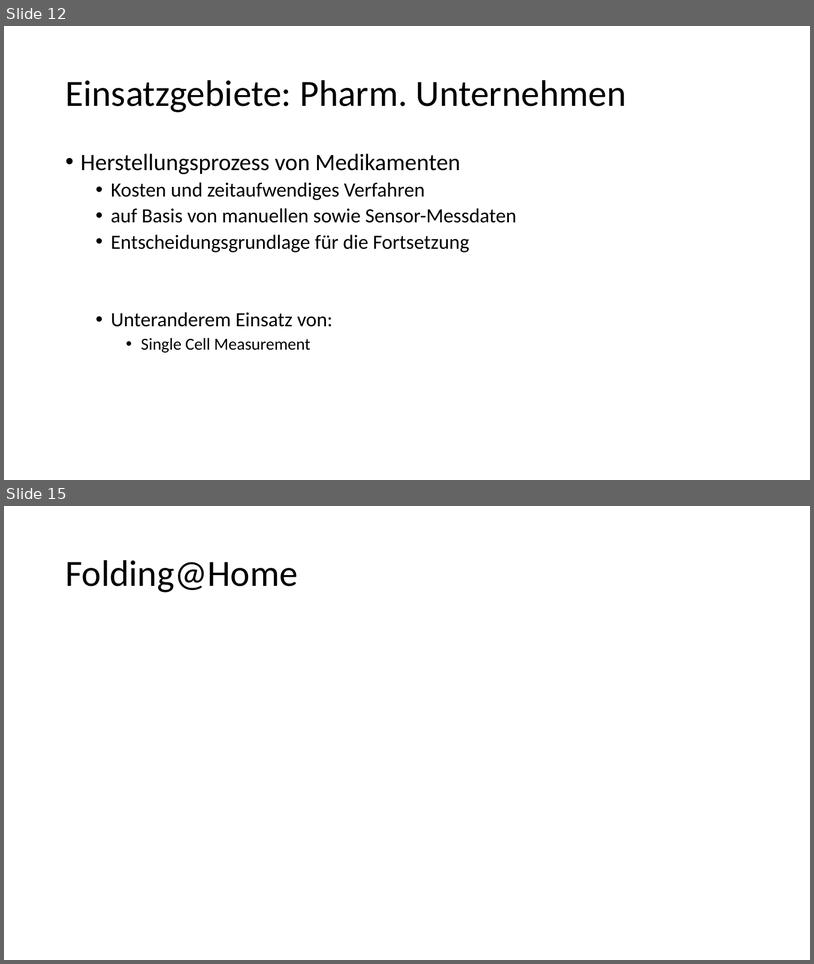
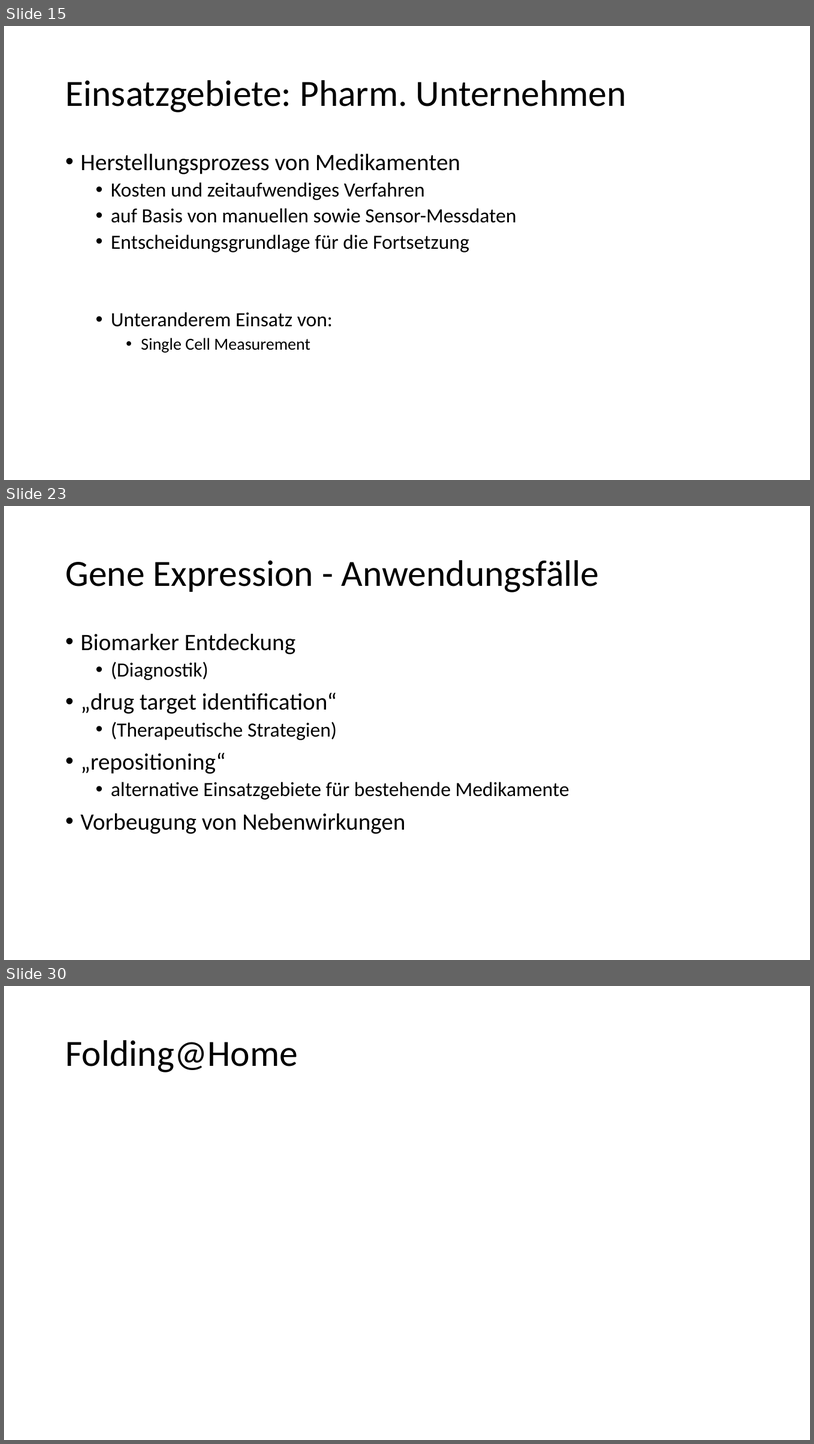
Before and after one commit to advocd/ss2016-innovative_technologien, a slide deck: Von der Informatik die Auszog um die Welt.pptx. Shown one above the other, each under a label of ours: slides 12 and 15 before the commit, slides 15, 23 and 30 after it; the slides between them are not shown. The pictures are 814x964 and 814x1444 pixels, drawn with LibreOffice and Linux fonts; fonts in the diff are those of the drawing. Boxes give left, top, right and bottom in pixels: in the first picture for what was removed or moved away, otherwise in the second. Text is boxed around its words. In the diff, an @@ line names an element or a change of style, - is before the commit and + after.

```diff
--- a/Von der Informatik die Auszog um die Welt.pptx
+++ b/Von der Informatik die Auszog um die Welt.pptx
@@ slide 23 added at box(4, 506, 810, 960), background #FFFFFF @@
@@ title added at box(65, 560, 600, 592), 44 pt, text #000000 @@
+Gene Expression - Anwendungsfälle
@@ text added at box(81, 633, 570, 834), 28 pt, text #000000 @@
+• Biomarker Entdeckung
+  • (Diagnostik)
+• „drug target identification“
+  • (Therapeutische Strategien)
+• „repositioning“
+  • alternative Einsatzgebiete für bestehende Medikamente
+• Vorbeugung von Nebenwirkungen
@@ what was slide 12 is now slide 15 @@
@@ what was slide 15 is now slide 30 @@
```
Also in this commit, not shown: 4 slides changed, 18 other slides added, 3 slides removed, 3 other files.
